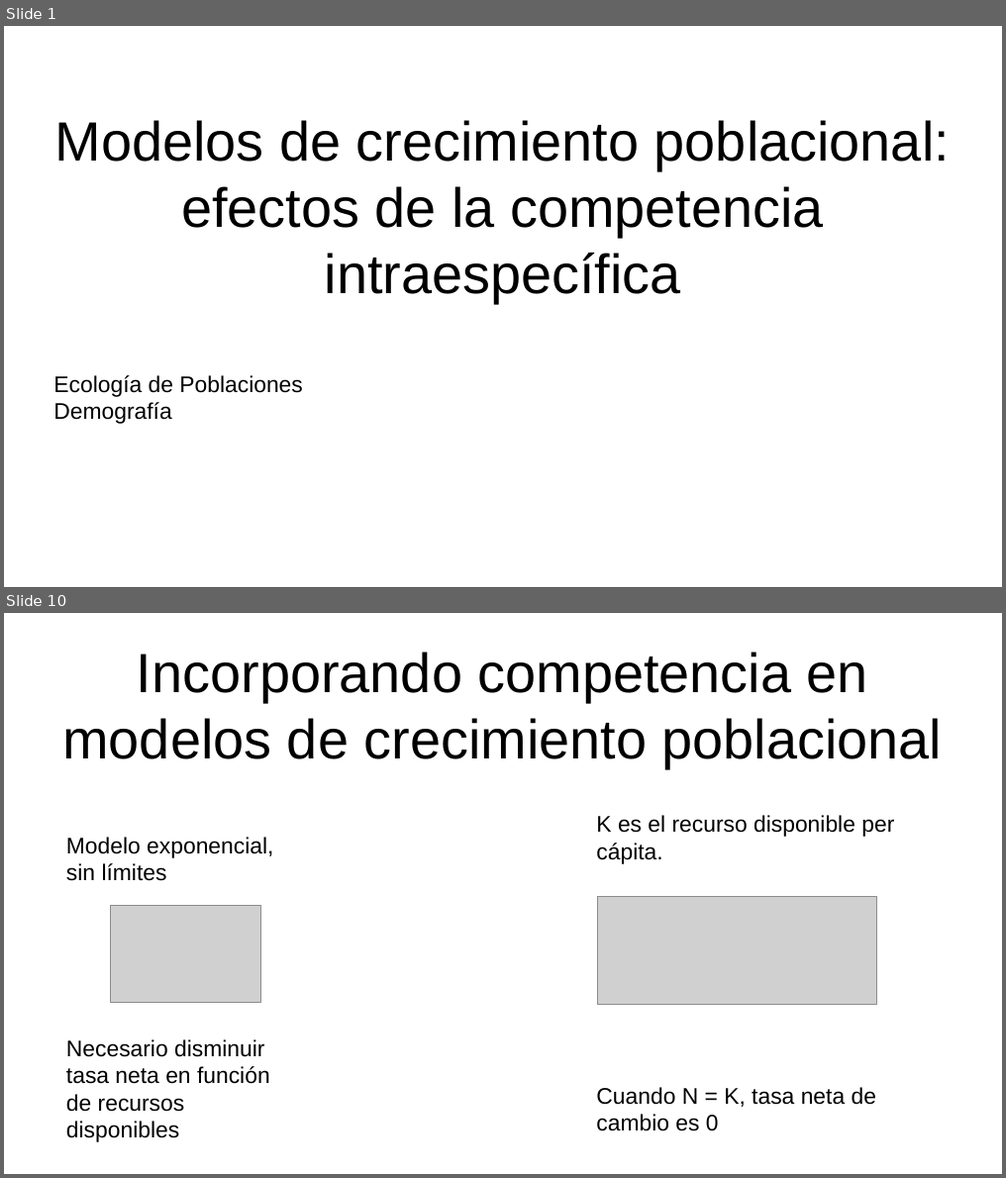
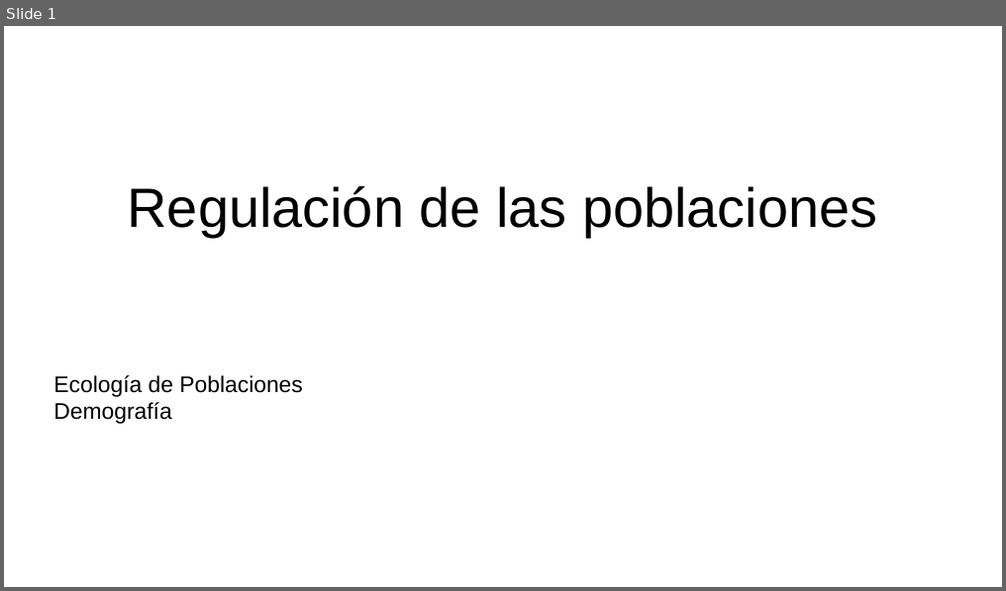
Before and after one commit to gerardommc/Ecologia-poblaciones, a slide deck: Unidad-2/Regulacion-poblaciones.odp. Shown one above the other, each under a label of ours: slides 1 and 10 before the commit, slide 1 after it; the slides between them are not shown. The pictures are 1006x1178 and 1006x591 pixels, drawn with LibreOffice and Linux fonts; fonts in the diff are those of the drawing; grey boxes stand for pictures. Boxes give left, top, right and bottom in pixels: in the first picture for what was removed or moved away, otherwise in the second. Text is boxed around its words. In the diff, an @@ line names an element or a change of style, - is before the commit and + after.

```diff
--- a/Unidad-2/Regulacion-poblaciones.odp
+++ b/Unidad-2/Regulacion-poblaciones.odp
@@ slide 10 removed at bbox=[4, 613, 1002, 1174], background #FFFFFF @@
@@ title removed at bbox=[62, 652, 943, 768] @@
-Incorporando competencia en modelos de crecimiento poblacional
@@ text removed at bbox=[596, 815, 894, 1132] @@
-K es el recurso disponible per cápita.
-Cuando N = K, tasa neta de cambio es 0
@@ text removed at bbox=[66, 837, 273, 881] @@
-Modelo exponencial, sin límites
@@ picture removed at bbox=[111, 905, 261, 1003] @@
@@ picture removed at bbox=[598, 897, 878, 1005] @@
@@ text removed at bbox=[66, 1040, 270, 1143] @@
-Necesario disminuir tasa neta en función de recursos disponibles
@@ slide 1 changed as well @@
@@ title at bbox=[128, 186, 877, 237]: text changed @@
-Modelos de crecimiento poblacional: efectos de la competencia intraespecífica
+Regulación de las poblaciones
```
Also in this commit, not shown: 3 slides added, 14 other slides removed, 3 other files.
